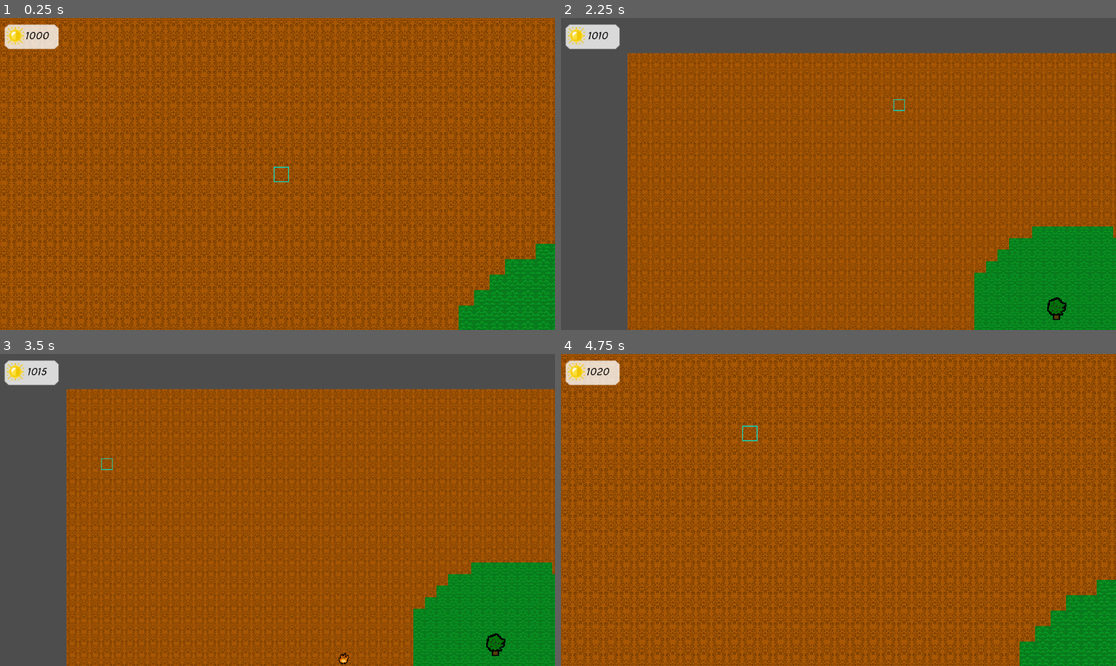
Above: before the commit, frames 1-4 (two rows, left to right).
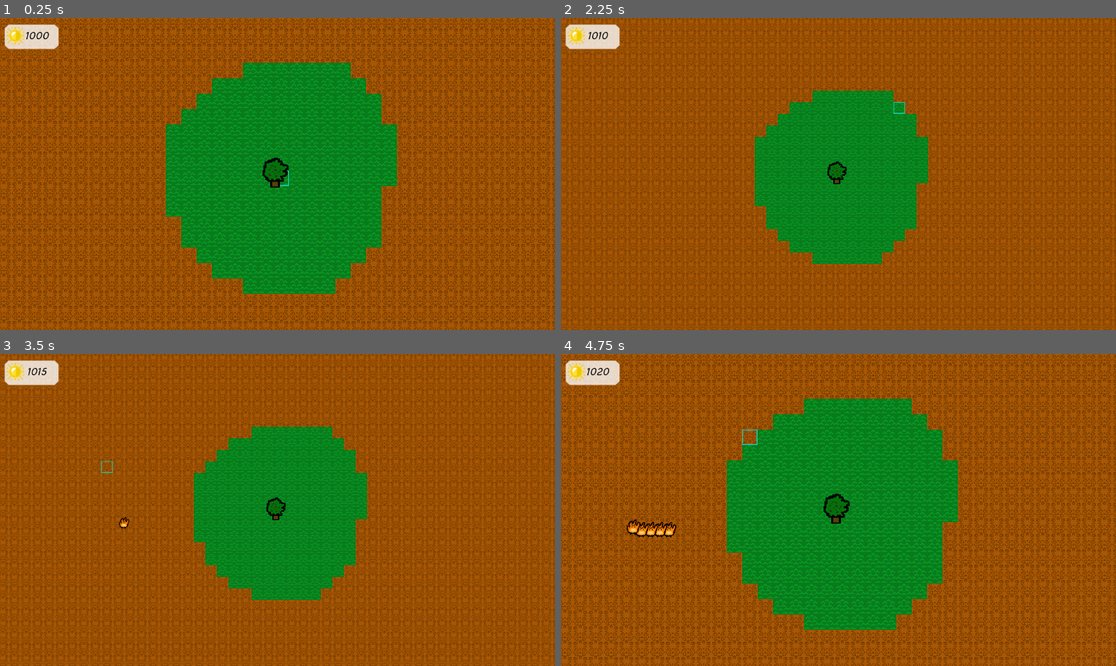
Above: after the commit, the same moments.

Repository: nmarch213/piratejam
Game: Godot game, scene res://main.tscn
Two runs of this game, one before a commit and one after it. Both use one fixed random seed, a clock stepped at 60 frames per second and the inputs below.
Inputs (mouse positions are in pixels of both pictures, inside the frame that each line leads up to):
- Up to frame 1 (0.25 s): no input
- Up to frame 2 (2.25 s): tap Enter at 0.5 s; move the mouse to (960, 158) at 0.52 s; right-click (960, 158) at 0.6 s; click (960, 158) at 0.67 s; tap Space at 1.25 s; drag from (727, 189) to (810, 236) at 1.27 s; move the mouse to (894, 105) at 2.02 s; hold Mouse wheel down (zoom out) from 2.03 s (still down); click (894, 105) at 2.17 s
- Up to frame 3 (3.5 s): release Mouse wheel down (zoom out) at 2.75 s; tap Enter at 2.75 s; drag from (249, 572) to (111, 463) at 2.77 s
- Up to frame 4 (4.75 s): tap Space at 3.5 s; move the mouse to (1005, 556) at 3.52 s; hold Mouse wheel up (zoom in) 3.53-4.25 s; click (1005, 556) at 3.67 s; drag from (672, 463) to (755, 432) at 4.27 s

The runs differ from the first frame. In frame 1, 53% of the frame differs, in the area x 0-100%, y 0-100%; in frame 2, 55%; in frame 3, 55%; in frame 4, 53%.

Commit message:
Working mother tree death

Diff:
--- a/UIController.gd
+++ b/UIController.gd
@@ -13,6 +13,7 @@
 
 func _on_tile_map_tile_map_clicked(cell_clicked_position: Vector2i, event_position: Vector2):
 	tower_positions = tile_map.get_used_cells(tile_map.LAYER.TOWERS).map(to_vector2)
+
 	if mother_tree_positions.has(cell_clicked_position):
 		pass #TODO: mother tree upgrades?
 	elif tower_positions.has(cell_clicked_position):
--- a/enemies/enemy.gd
+++ b/enemies/enemy.gd
@@ -10,7 +10,7 @@
 var astar_grid: AStarGrid2D
 var is_moving = false
 
-@export var damage = 0
+@export var damage = 10
 
 func _process(_delta):
 	if is_moving:
@@ -24,7 +24,7 @@
 	path.pop_front()
 
 	if path.is_empty():
-		_die()
+		queue_free()
 		return
 
 	var original_pos = global_position;
@@ -43,8 +43,6 @@
 	is_moving = false
 
 func damage_mother_tree() -> void:
-	mother_tree.health_component.take_damage(damage)
-	_die()
-
-func _die():
-	queue_free()
+	if mother_tree:
+		mother_tree.health_component.take_damage(damage)
+		queue_free()
--- a/main.gd
+++ b/main.gd
@@ -3,14 +3,16 @@
 
 
 @onready var tile_map = $TileMap;
-@export var tree: MotherTree
+#@export var tree: MotherTree
+@onready var mother_tree = $MotherTree
 
 var sapling: PackedScene = preload("res://tree/towers/sapling/sapling.tscn")
-
 var astar_grid: AStarGrid2D
+var mother_tree_global_position: Vector2 = Vector2(0, 0)
 
 func _ready():
 	_setup_astargrid()
+	mother_tree_global_position = mother_tree.global_position
 
 
 func _setup_astargrid():
@@ -38,7 +40,7 @@
 func get_enemy_path(enemy_pos: Vector2) -> Array[Vector2i]:
 	var path := astar_grid.get_id_path(
 			tile_map.local_to_map(enemy_pos),
-			tile_map.local_to_map(tree.global_position),
+			tile_map.local_to_map(mother_tree_global_position),
 		)
 
 	return path
--- a/main.tscn
+++ b/main.tscn
@@ -50,12 +50,11 @@
 sources/4 = SubResource("TileSetAtlasSource_3sikg")
 tile_proxies/coords_level = [[0, Vector2i(0, 0)], [4, Vector2i(0, 0)], [1, Vector2i(0, 0)], [4, Vector2i(1, 0)], [2, Vector2i(0, 0)], [4, Vector2i(2, 0)]]
 
-[node name="Main" type="Node2D" node_paths=PackedStringArray("tree")]
+[node name="Main" type="Node2D"]
 script = ExtResource("1_l6jnq")
-tree = NodePath("MotherTree")
 
 [node name="PlayerCamera" type="Camera2D" parent="."]
-position = Vector2(584, 335)
+position = Vector2(1192, 711)
 script = ExtResource("2_owgi6")
 
 [node name="MotherTree" parent="." instance=ExtResource("3_gu0s8")]
